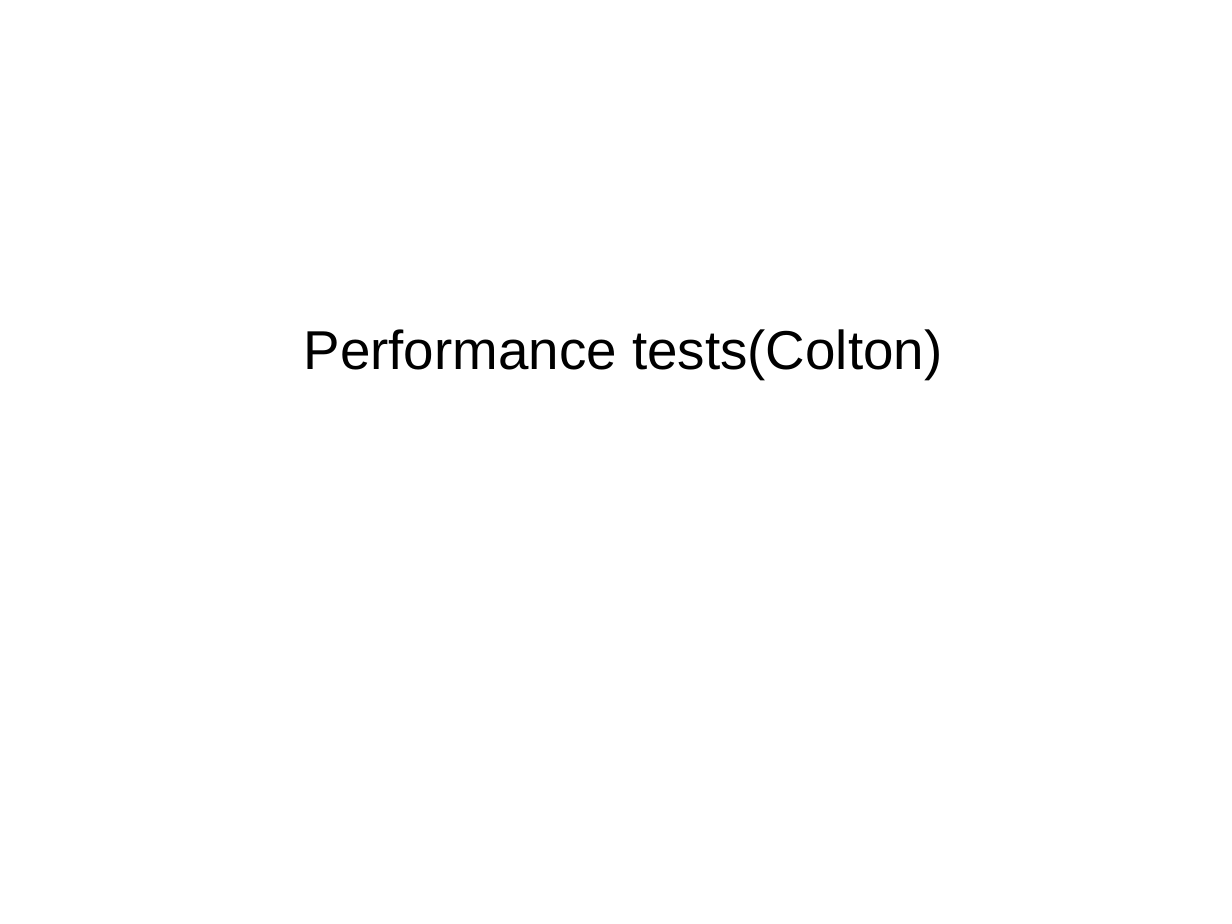
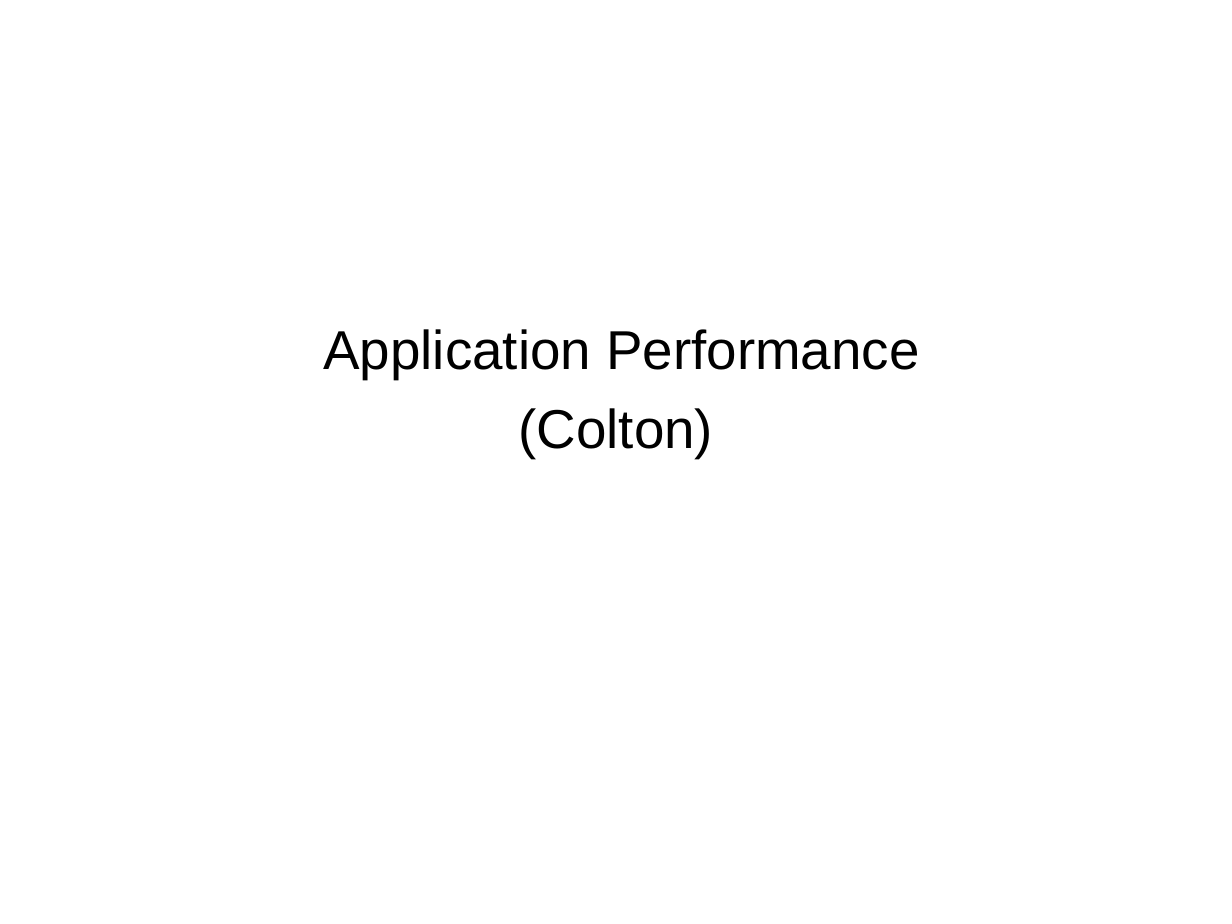
Before and after one commit to NWEN304Group/GroupProject, a slide deck: slide 9 of Group Presentation.ppt. Drawn at 1232x924 pixels with LibreOffice and Linux fonts; fonts in the diff are those of the drawing. Boxes give left, top, right and bottom in pixels: in the first picture for what was removed or moved away, otherwise in the second. Text is boxed around its words. In the diff, an @@ line names an element or a change of style, - is before the commit and + after.

```diff
--- a/Group Presentation.ppt
+++ b/Group Presentation.ppt
@@ text at (x1=323, y1=329, x2=919, y2=458): text changed @@
-Performance tests(Colton)
+Application Performance
+(Colton)
```
Also in this commit, not shown: 8 other slides changed, 1 other file.
